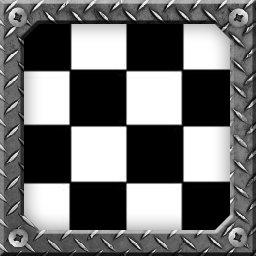
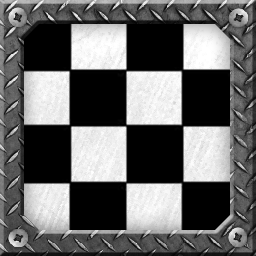
Layer changes from the first w=256, h=256 image to the second:
added layer "Scratches" (90%) above "Border" over [0,0,256,256]
added layer "CheckersScratches" (45%) above "Checkers" over [0,0,256,256]
